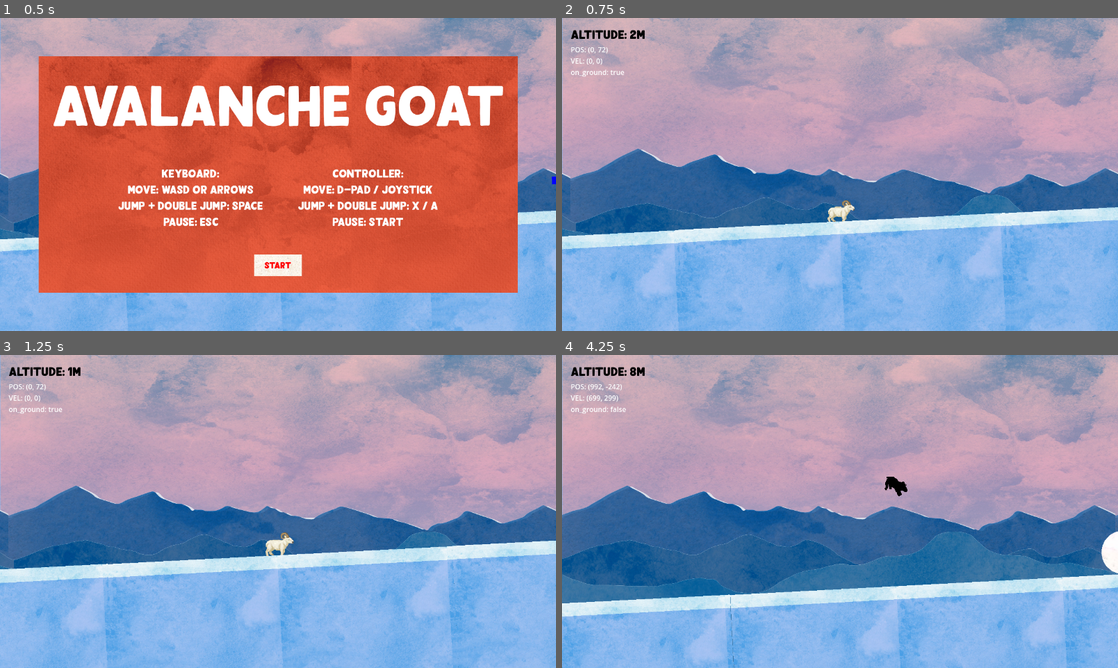
Above: before the commit, frames 1-4 (two rows, left to right).
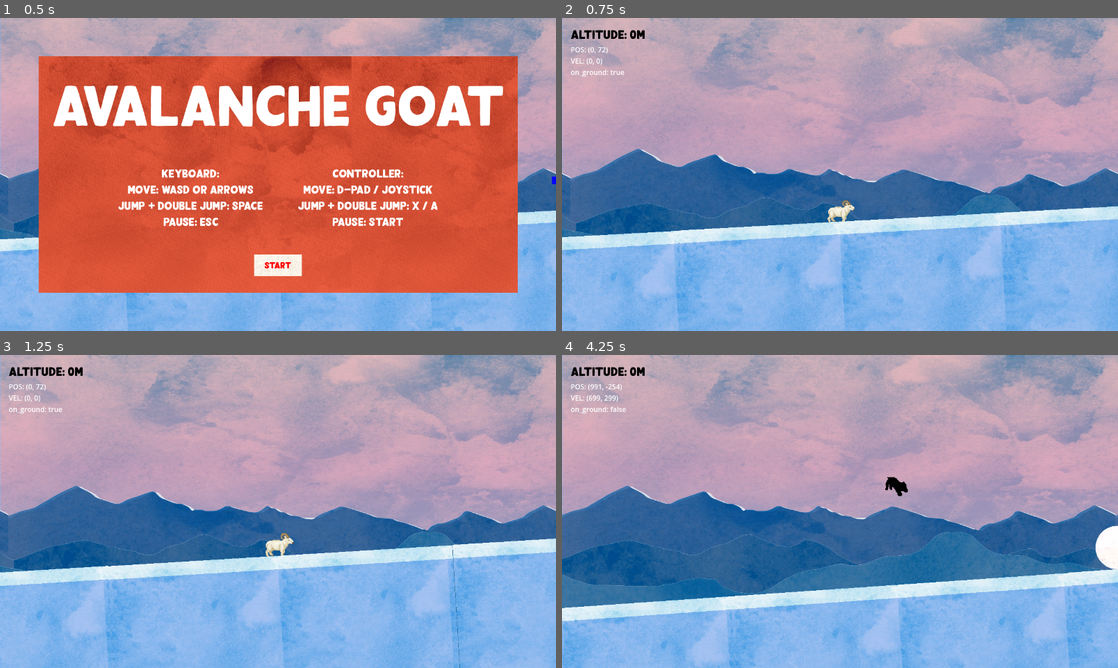
Above: after the commit, the same moments.

Repository: ashleyrevlett/avalanche
Game: Godot game, scene res://scene.tscn
The game is run twice, just before and just after one commit, with the same random seed, the same clock (stepped at 60 frames per second) and the same inputs.
Inputs:
- Up to frame 1 (0.5 s): no input
- Up to frame 2 (0.75 s): click "Start" at 0.5 s
- Up to frame 3 (1.25 s): no input
- Up to frame 4 (4.25 s): hold D (right) 1.28-2.03 s; tap Space (jump) at 1.52, 2.27, 3.77 s; hold A (left) 2.03-2.78 s; hold D (right) from 2.78 s (still down)

Frame 1 is identical in both runs. In frame 2, 0.5% of the frame differs, in the area x 0-100%, y 4-100%; in frame 3, 1.6%; in frame 4, 3.1%.

Commit message:
Base altitude on ground position, not camera. Don't destroy ground.

Diff:
--- a/scripts/camera.gd
+++ b/scripts/camera.gd
@@ -1,6 +1,7 @@
 extends Camera2D
 
 @export var camera_rect: Rect2
+@export var altitude: float = 0 # y pos of ground below player
 
 
 @onready var player: CharacterBody2D
@@ -33,7 +34,8 @@
 	var player_pos = player.global_position
 	var query = PhysicsRayQueryParameters2D.create(player_pos, ray_to, ground_mask)
 	var result = space_state.intersect_ray(query)
-	if result :
+	if result:
+		altitude = result.position.y
 		# set zoom to try to see ground and player
 		var ground_pos = result.position # in world space
 		var zoom_factor_y = camera_rect.size.y / abs((player_pos.y - margin.y) - (ground_pos.y + margin.y * 2))
--- a/scripts/game.gd
+++ b/scripts/game.gd
@@ -70,7 +70,7 @@
 
 func _process(delta):
 	if state == State.GAMEPLAY:
-		altitude = max(0, camera.position.y / 20 * -1)
+		altitude = max(0, camera.altitude / 20 * -1)
 		score_label.text = "Altitude: %sm" % floor(altitude)
 
 		if (Input.is_action_just_pressed("pause")):
--- a/scripts/spawner.gd
+++ b/scripts/spawner.gd
@@ -45,7 +45,7 @@
 		$EmitTimer.start()
 		$EndTimer.start()
 
-	# fyi, accessing global_position of a snowball here breaks physics
+	# destory spawner if it's done and all its child snowballs are done
 	if emit_done:
 		var has_snowballs = false
 		var children = get_children()
@@ -55,7 +55,7 @@
 				break
 
 		if not has_snowballs:
-			#print("Destroying spawner")
+			print("Destroying spawner")
 			queue_free()
 
 
--- a/scripts/terrain.gd
+++ b/scripts/terrain.gd
@@ -41,12 +41,12 @@
 
 
 func _spawn_ground():
+	print("spawning ground")
 	var instance = ground_scene.instantiate()
 	if (ground_objects.size() == 0):
 		ground_width = instance.width
 		ground_height = instance.height
 		instance.position = Vector2(-ground_width, ground_height/2)
-
 	else:
 		var last_ground = ground_objects[-1]
 		var new_pos = last_ground.position + Vector2(ground_width, 0)
@@ -60,13 +60,12 @@
 	# get global pos of instance, compare to camera rect
 
 	if (ground_objects.size() > 0):
-		var first_pos = ground_objects[0].global_position
-		if (first_pos.x + ground_width/2 < camera.camera_rect.position.x - ground_width/2):
-			var instance = ground_objects.pop_front()
-			instance.queue_free()
+		# if the last ground is within X frames of the player, spawn more
+		var last_pos = ground_objects[-1].global_position
+		var frame_dist = camera.camera_rect.size.x * 4
+		if (last_pos.x + ground_width/2 < camera.camera_rect.position.x + frame_dist):
 			_spawn_ground()
 
-		var last_pos = ground_objects[-1].global_position
 		var a = floor(last_pos.x / 1500)
 		var new_angle = -clamp(a, angle, max_angle)
 		var new_rad = deg_to_rad(new_angle)
@@ -75,11 +74,10 @@
 			var new_rot = lerp_angle(rotation, new_rad, rotation_speed * delta)
 			rotation = new_rot
 
-	# once a spawner appears on screen, remove it and add a new one
+	# once a spawner appears on screen, add a new one behind it
+	# it will destory itself when it's ready
 	if (spawner_objects.size() > 0):
 		var first_pos = spawner_objects[0].global_position
 		if (first_pos.x < camera.camera_rect.end.x):
 			var instance = spawner_objects.pop_front()
-			#print("removing spawner")
-			#instance.queue_free()
 			_spawn_spawner()
